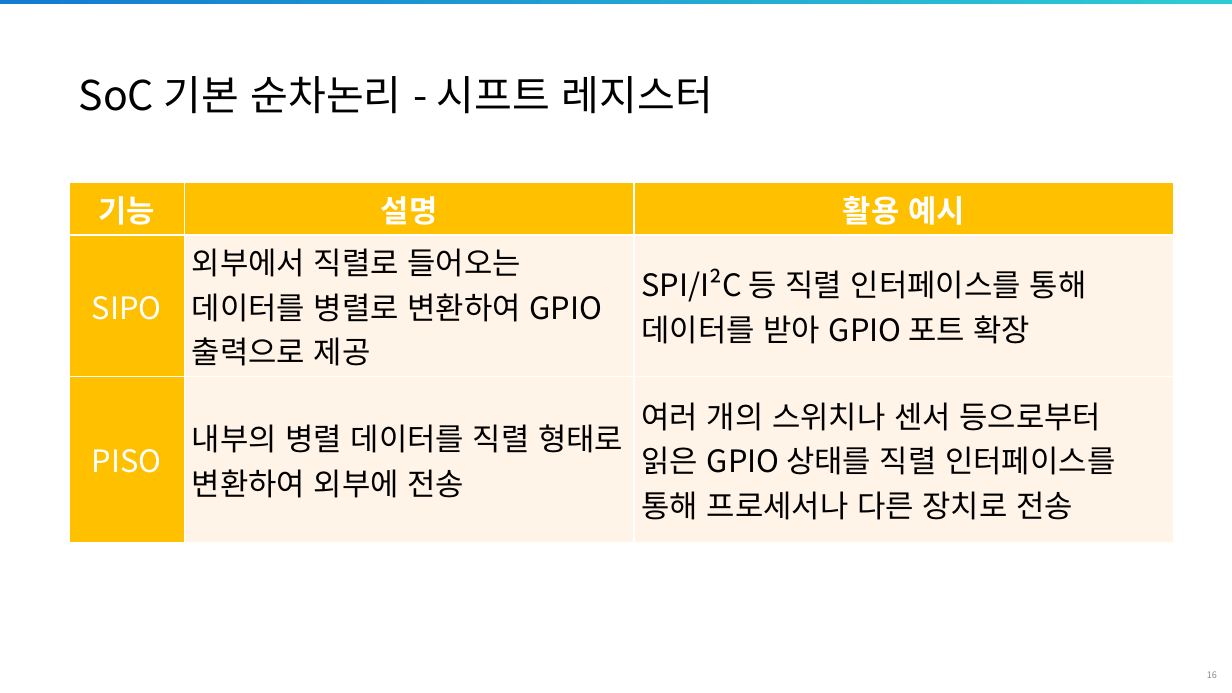
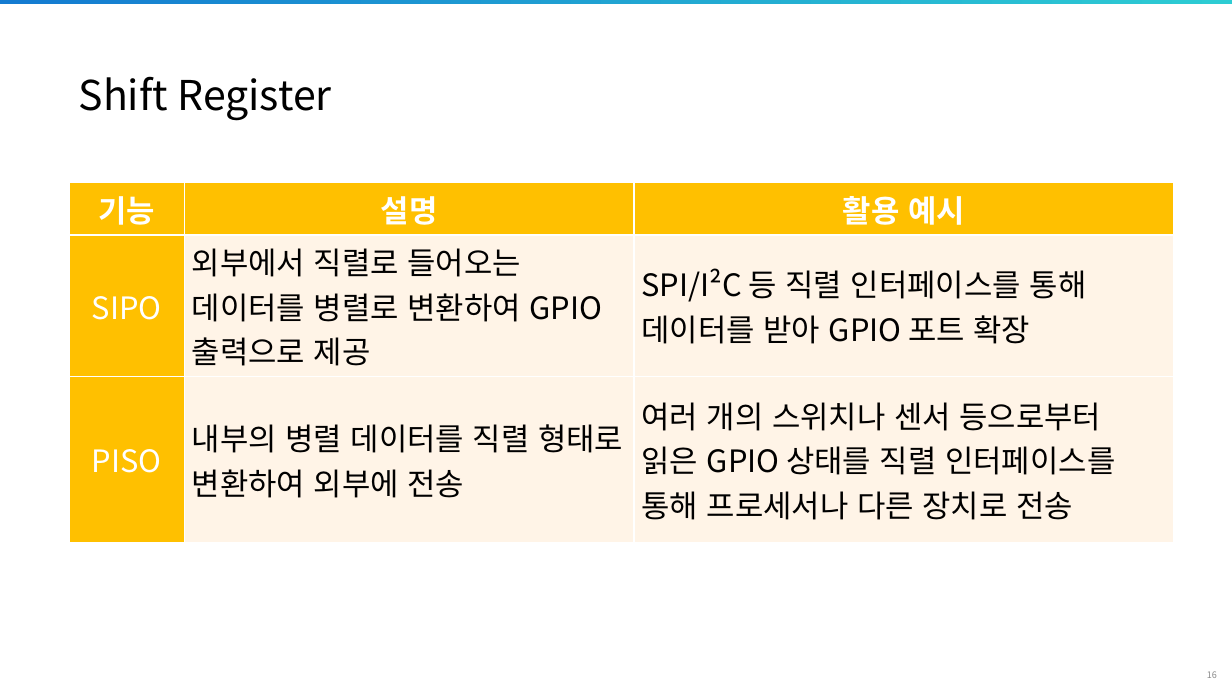
Before and after one commit to siliconground/SoC_102, a slide deck: slide 16 of 0_DOCS/1_EDU_REF/1_DESIGN/SoC102_D6.pptx. Drawn at 1232x693 pixels with LibreOffice and Linux fonts; fonts in the diff are those of the drawing; background and template pictures are left out. Boxes give left, top, right and bottom in pixels: in the first picture for what was removed or moved away, otherwise in the second. Text is boxed around its words. In the diff, an @@ line names an element or a change of style, - is before the commit and + after.

```diff
--- a/0_DOCS/1_EDU_REF/1_DESIGN/SoC102_D6.pptx
+++ b/0_DOCS/1_EDU_REF/1_DESIGN/SoC102_D6.pptx
@@ title at (79, 76, 331, 121): text changed @@
-SoC 기본 순차논리 - 시프트 레지스터
+Shift Register
```
Also in this commit, not shown: 11 other slides changed, 1 slide added.
